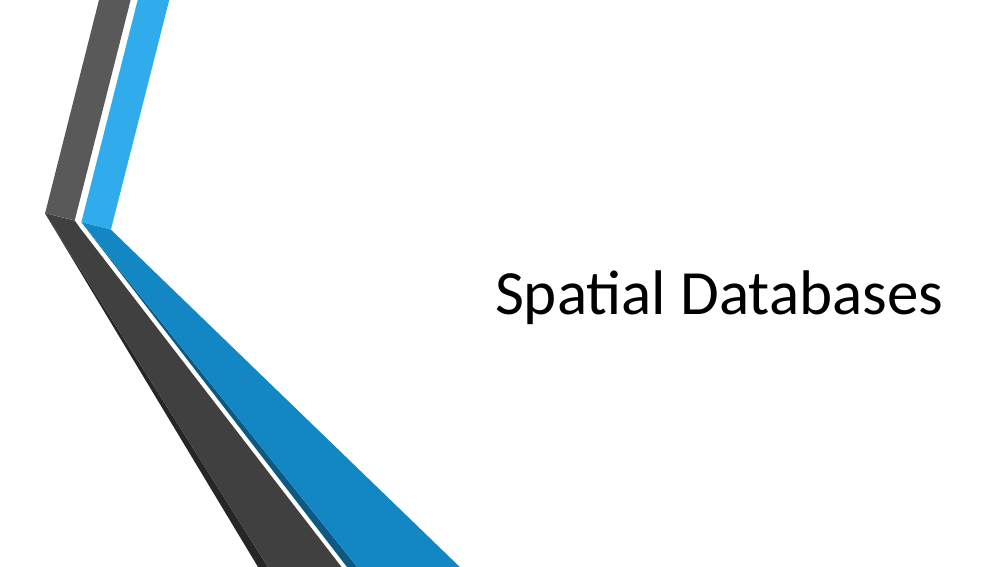
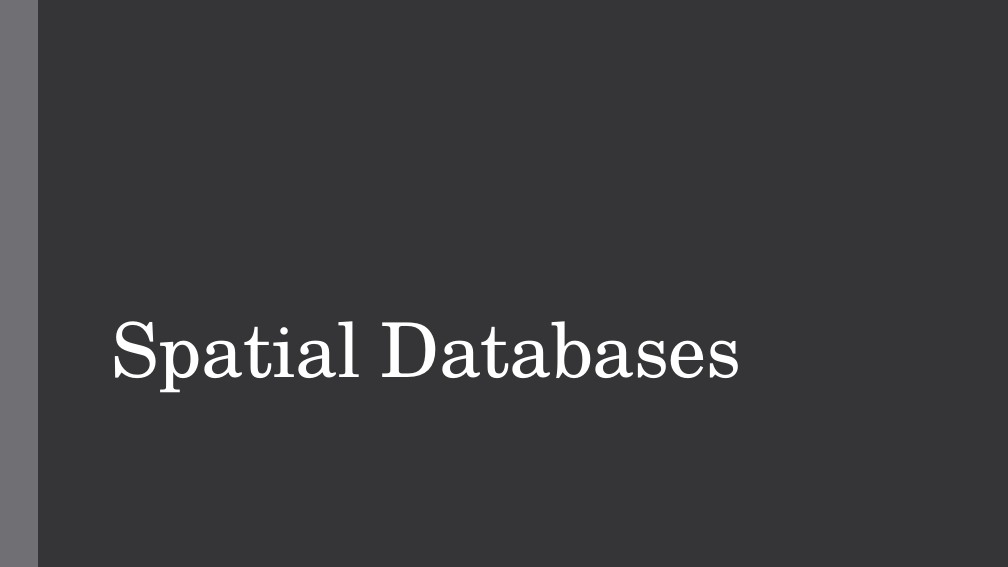
Before and after one commit to MGIS-UMN/GIS5577_week5, a slide deck: slide 1 of Spatial_Databases.odp. Drawn at 1008x567 pixels with LibreOffice and Linux fonts; fonts in the diff are those of the drawing; background and template pictures are left out. Boxes give left, top, right and bottom in pixels: in the first picture for what was removed or moved away, otherwise in the second. Text is boxed around its words. In the diff, an @@ line names an element or a change of style, - is before the commit and + after.

```diff
--- a/Spatial_Databases.odp
+++ b/Spatial_Databases.odp
@@ background picture (left out) to #353537 @@
@@ freeform shape added at (x1=0, y1=0, x2=38, y2=567), fill #6F6F74 @@
@@ title "Spatial Databases" moved from (x1=495, y1=270, x2=944, y2=324) to (x1=112, y1=321, x2=741, y2=393) @@
@@ title "Spatial Databases" at (x1=112, y1=321, x2=741, y2=393): size 60 to 72 pt, font Calibri to TeX Gyre Schola, text colour #000000 to #FFFFFF, letter spacing 0 to -0.5 pt; alignment right to left; line spacing 1 to 0.85 @@
@@ group removed at (x1=45, y1=0, x2=461, y2=567): 6 freeform shapes @@
```
Also in this commit, not shown: 40 other slides changed.
